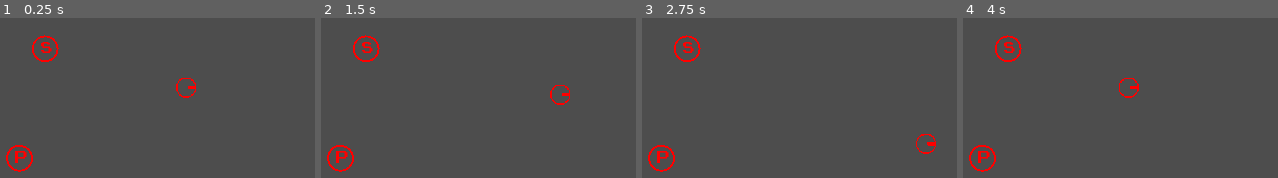
Above: before the commit, frames 1-4 (left to right).
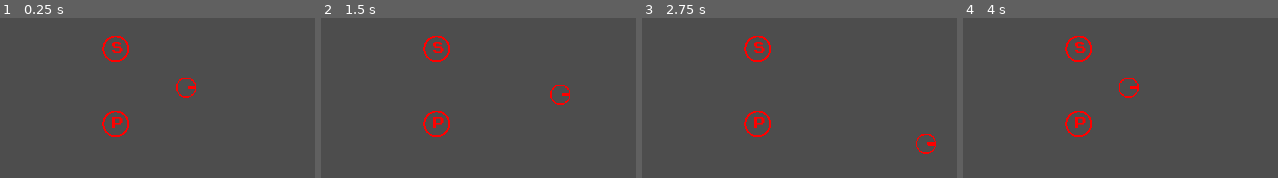
Above: after the commit, the same moments.

Repository: captaindecoy/maze
Game: Godot game, scene res://scenes/test_scene.tscn
Two runs of this game, one before a commit and one after it. Both use one fixed random seed, a clock stepped at 60 frames per second and the inputs below. This scene is started directly instead of the project's main scene.
Inputs:
- Up to frame 1 (0.25 s): no input
- Up to frame 2 (1.5 s): tap Enter at 0.5 s; hold Right (move_right) 0.53-1.28 s; hold Down (move_down) from 1.28 s (still down)
- Up to frame 3 (2.75 s): release Down (move_down) at 2.03 s; hold Right (move_right) from 2.03 s (still down)
- Up to frame 4 (4 s): release Right (move_right) at 2.78 s; hold Up (move_up) 2.78-3.53 s; tap R (restart) at 3.5 s; hold Left (move_left) from 3.53 s (still down)

The runs differ from the first frame. In frame 1, 1.8% of the frame differs, in the area x 1-41%, y 10-97%; in frame 2, 1.8%; in frame 3, 1.8%; in frame 4, 1.8%.

Commit message:
- Another fire mode for power up type testing

Diff:
--- a/scenes/test_scene.tscn
+++ b/scenes/test_scene.tscn
@@ -11,8 +11,9 @@
 position = Vector2(639, 361)
 
 [node name="GunPowerUp" parent="." instance=ExtResource("2_1cqgo")]
-position = Vector2(413, 299)
+position = Vector2(526, 299)
+power_up_type = 1
 
 [node name="GunPowerUp2" parent="." instance=ExtResource("2_1cqgo")]
-position = Vector2(372, 474)
-powerup_type = 1
+position = Vector2(526, 419)
+power_up_type = 2
--- a/scripts/Player.gd
+++ b/scripts/Player.gd
@@ -89,3 +89,24 @@
 			instance2.transform = transform
 			instance2.position -= move_xy
 			fire_rate_timer = fire_rate
+
+		2:
+			var instance = bullet_scene.instantiate()
+			if owner:
+				owner.add_child(instance)
+			#add_child(instance)
+			instance.transform = transform
+#			var move_xy = Vector2(cos(rotation + PI/2), sin(rotation + PI/2)) * 12
+			var move_xy = Vector2(1,0).rotated(rotation + PI/2) * 12
+			instance.rotation += PI/8
+			instance.position += move_xy
+			fire_rate_timer = fire_rate
+
+			var instance2 = bullet_scene.instantiate()
+			if owner:
+				owner.add_child(instance2)
+			#add_child(instance)
+			instance2.transform = transform
+			instance2.rotation -= PI/8
+			instance2.position -= move_xy
+			fire_rate_timer = fire_rate
--- a/scripts/spread_power_up.gd
+++ b/scripts/spread_power_up.gd
@@ -3,13 +3,13 @@
 var font = load('res://fonts/PrStart.ttf')
 var radius : int = 20
 var type : String
-enum PowerUpType {SPREAD, POWER, EXPLOSIVE}
-@export var powerup_type: PowerUpType
+enum PowerUpType {NONE, SPREAD, POWER, EXPLOSIVE}
+@export var power_up_type: PowerUpType
 #@export_enum("Spread", "Power") var powerup_type : int
 
 # Called when the node enters the scene tree for the first time.
 func _ready():
-	match(powerup_type):
+	match(power_up_type):
 		PowerUpType.SPREAD:
 			type = 'S'
 		PowerUpType.POWER:
@@ -27,5 +27,11 @@
 
 func _on_area_2d_body_entered(body):
 	print(body.name)
-	body.fire_mode = 1
+	#body.fire_mode = 1
+	body.fire_mode = power_up_type
+#	match(power_up_type):
+#		PowerUpType.SPREAD:
+#			body.fire_mode = 1
+#		PowerUpType.POWER:
+#			body.fire_mode = 2
 	pass # Replace with function body.
